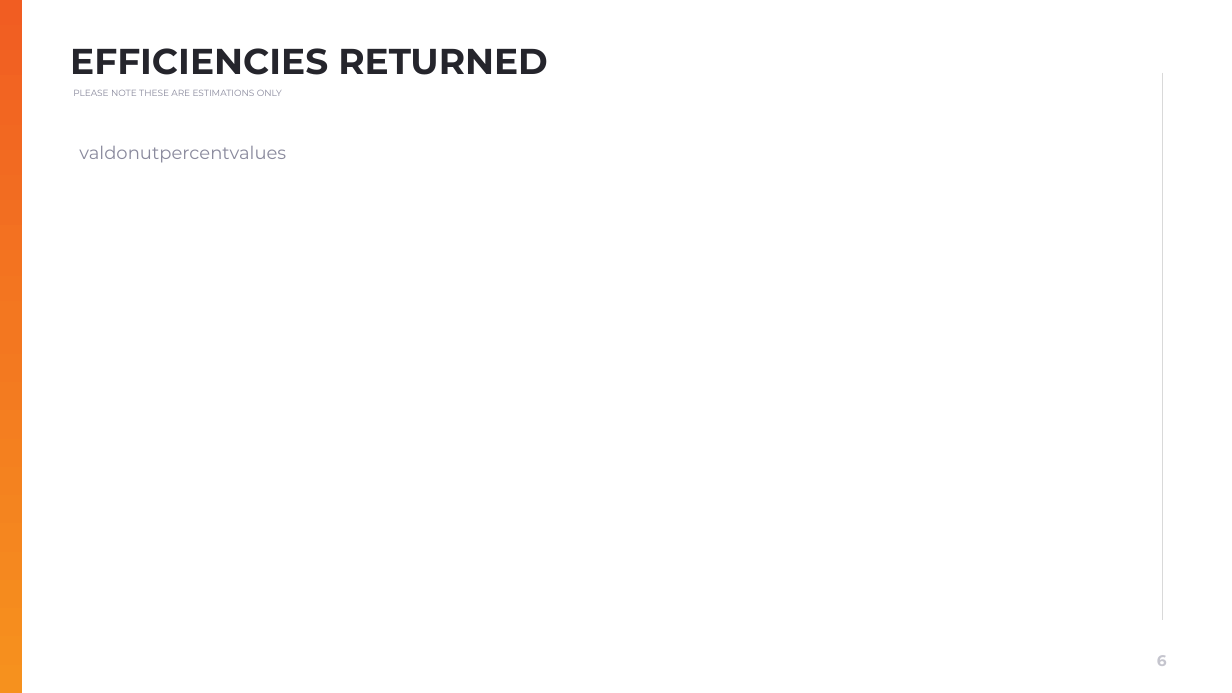
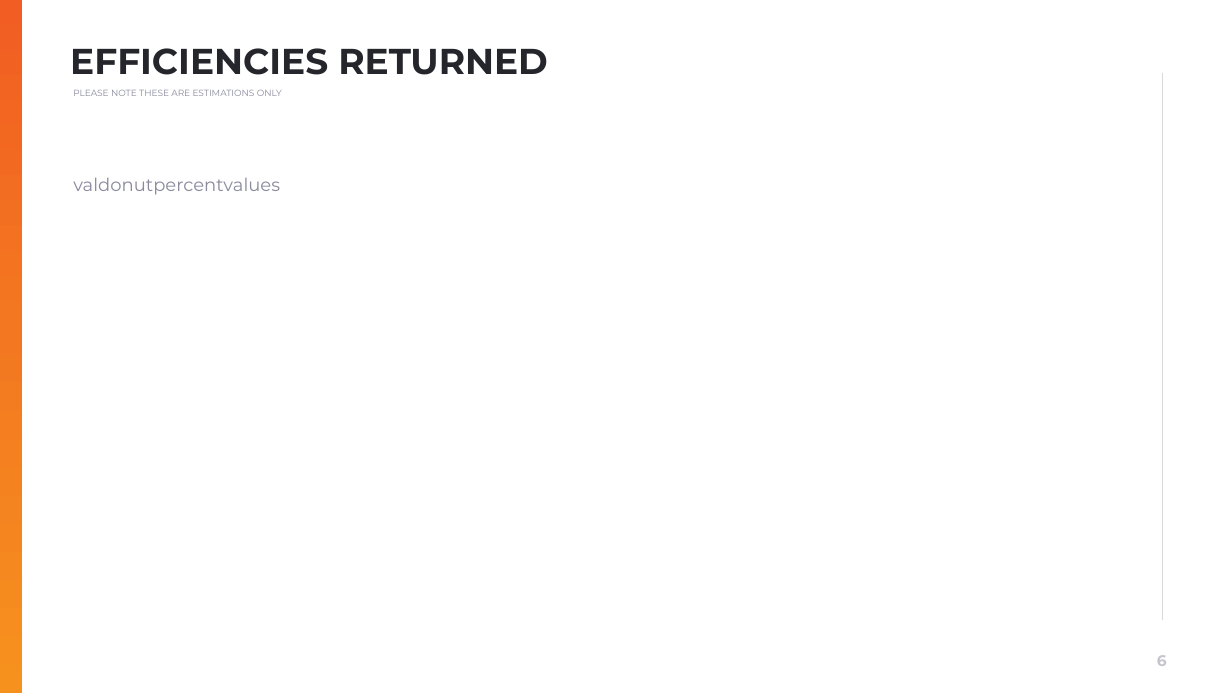
Before and after one commit to muratozdemirpiblo/ppt-api, a slide deck: slide 6 of sales.pptx. Drawn at 1232x693 pixels with LibreOffice and Linux fonts; fonts in the diff are those of the drawing; background and template pictures are left out. Boxes give left, top, right and bottom in pixels: in the first picture for what was removed or moved away, otherwise in the second. Text is boxed around its words. In the diff, an @@ line names an element or a change of style, - is before the commit and + after.

```diff
--- a/sales.pptx
+++ b/sales.pptx
@@ text "valdonutpercentvalues": place and size @@
-text "valdonutpercentvalues" at <box>79,146,286,163</box>
+text "valdonutpercentvalues" at <box>73,178,280,195</box>
```
Also in this commit, not shown: 4 other slides changed, 2 other files.
